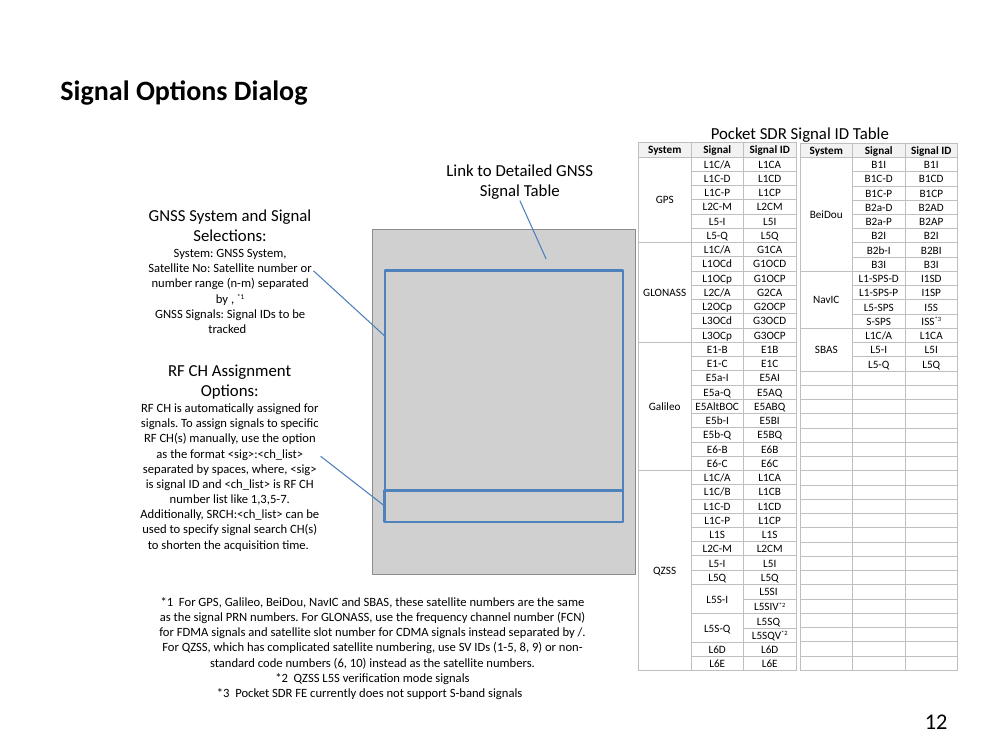
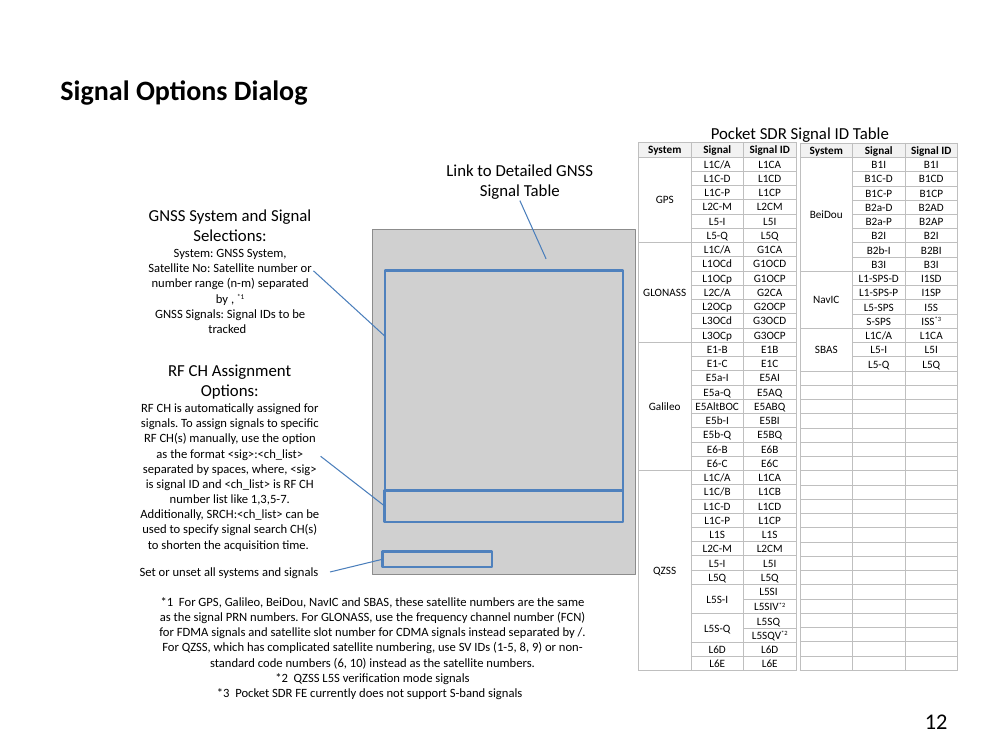
Before and after one commit to tomojitakasu/PocketSDR, a slide deck: slide 12 of doc/pocket_sdr_help.pptx. Drawn at 1008x756 pixels with LibreOffice and Linux fonts; fonts in the diff are those of the drawing; grey boxes stand for pictures. Boxes give left, top, right and bottom in pixels: in the first picture for what was removed or moved away, otherwise in the second. Text is boxed around its words. In the diff, an @@ line names an element or a change of style, - is before the commit and + after.

```diff
--- a/doc/pocket_sdr_help.pptx
+++ b/doc/pocket_sdr_help.pptx
@@ text added at (140,567,318,578), 9 pt, text #000000 @@
+Set or unset all systems and signals
@@ line added from (383, 559) to (331, 572), #4B7EBC 0.75 pt @@
@@ rectangle added at (383,551,492,568), outline #4F81BD 2 pt @@
```
Also in this commit, not shown: 5 other slides changed, 1 other file.
